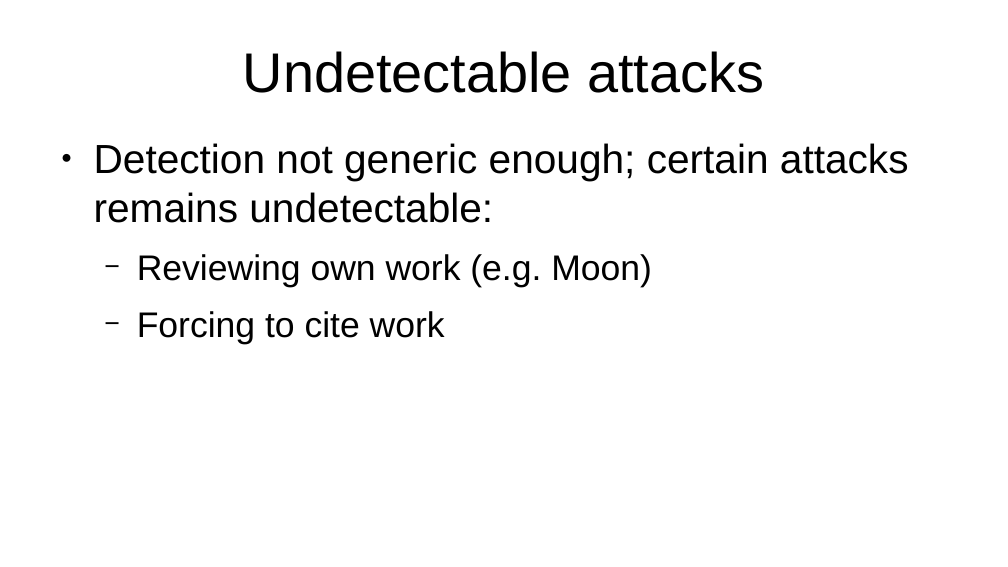
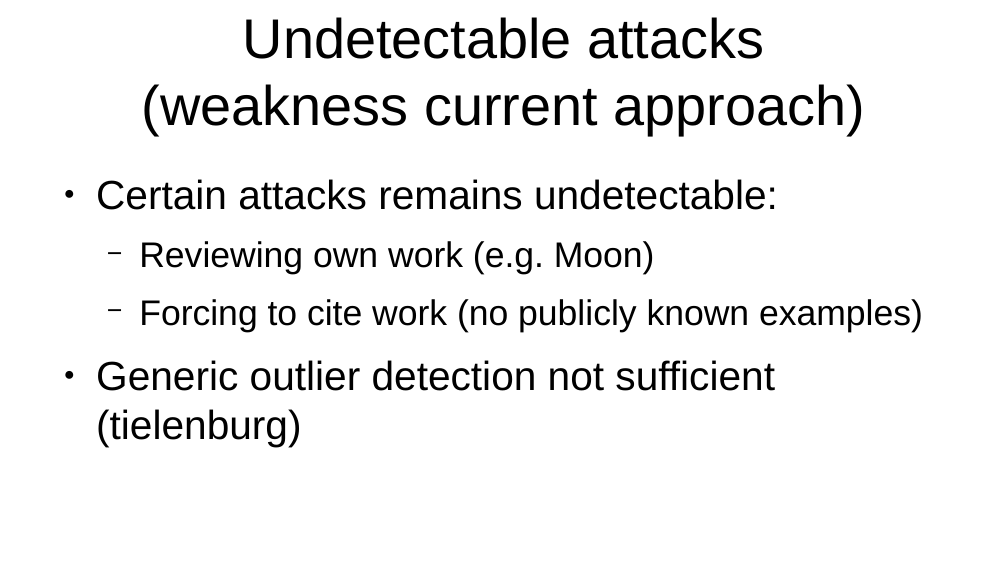
Before and after one commit to XibrenX/MasterThesis, a slide deck: slide 4 of slides/Untitled 1.odp. Drawn at 1008x567 pixels with LibreOffice and Linux fonts; fonts in the diff are those of the drawing. Boxes give left, top, right and bottom in pixels: in the first picture for what was removed or moved away, otherwise in the second. Text is boxed around its words. In the diff, an @@ line names an element or a change of style, - is before the commit and + after.

```diff
--- a/slides/Untitled 1.odp
+++ b/slides/Untitled 1.odp
@@ title at <box>142,17,866,135</box>: text changed @@
-Undetectable attacks
+Undetectable attacks
+(weakness current approach)
@@ text "Certain attacks remains undetectable:": place and size @@
-text "Certain attacks remains undetectable:" at <box>94,143,909,344</box>
+text "Certain attacks remains undetectable:" at <box>96,179,923,447</box>
@@ text at <box>96,179,778,210</box>: text changed @@
-● Detection not generic enough; certain attacks remains undetectable:
+● Certain attacks remains undetectable:
@@ text at <box>96,299,923,447</box>: text changed; size 28 to 32 pt @@
-  − Forcing to cite work
+  − Forcing to cite work (no publicly known examples)
+● Generic outlier detection not sufficient (tielenburg)
```
Also in this commit, not shown: 2 other slides changed, 57 other files.
